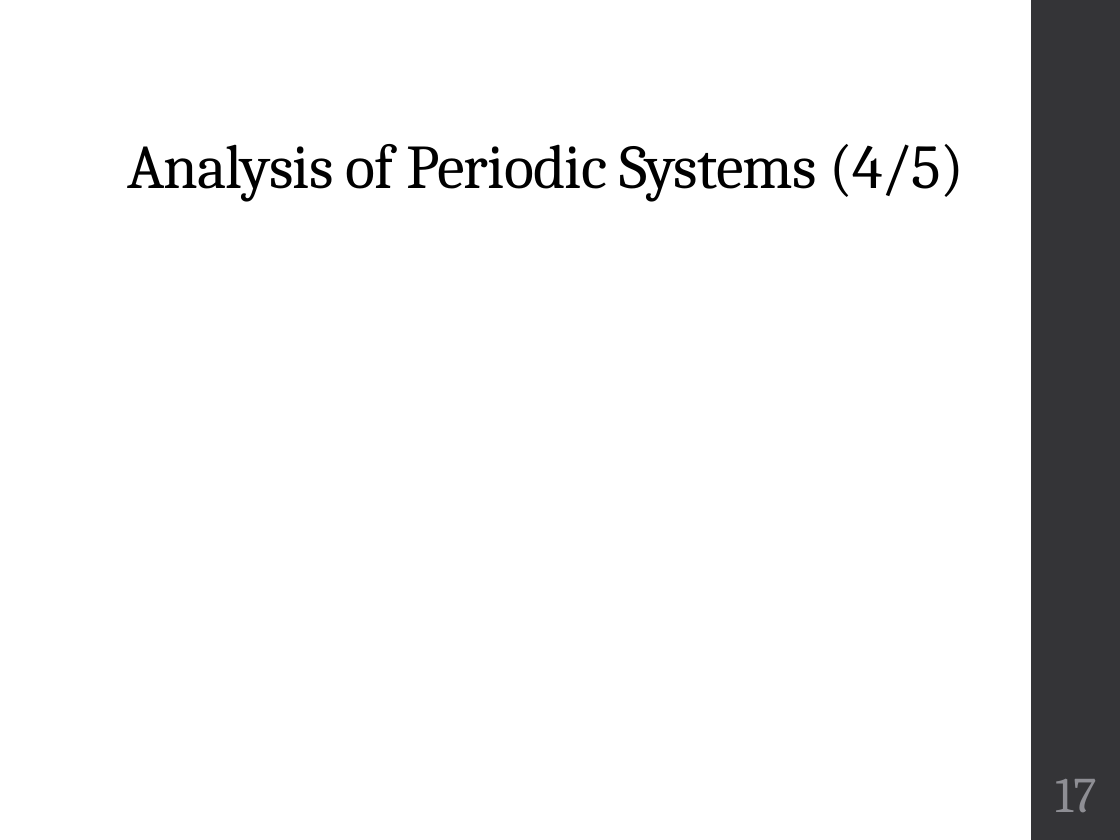
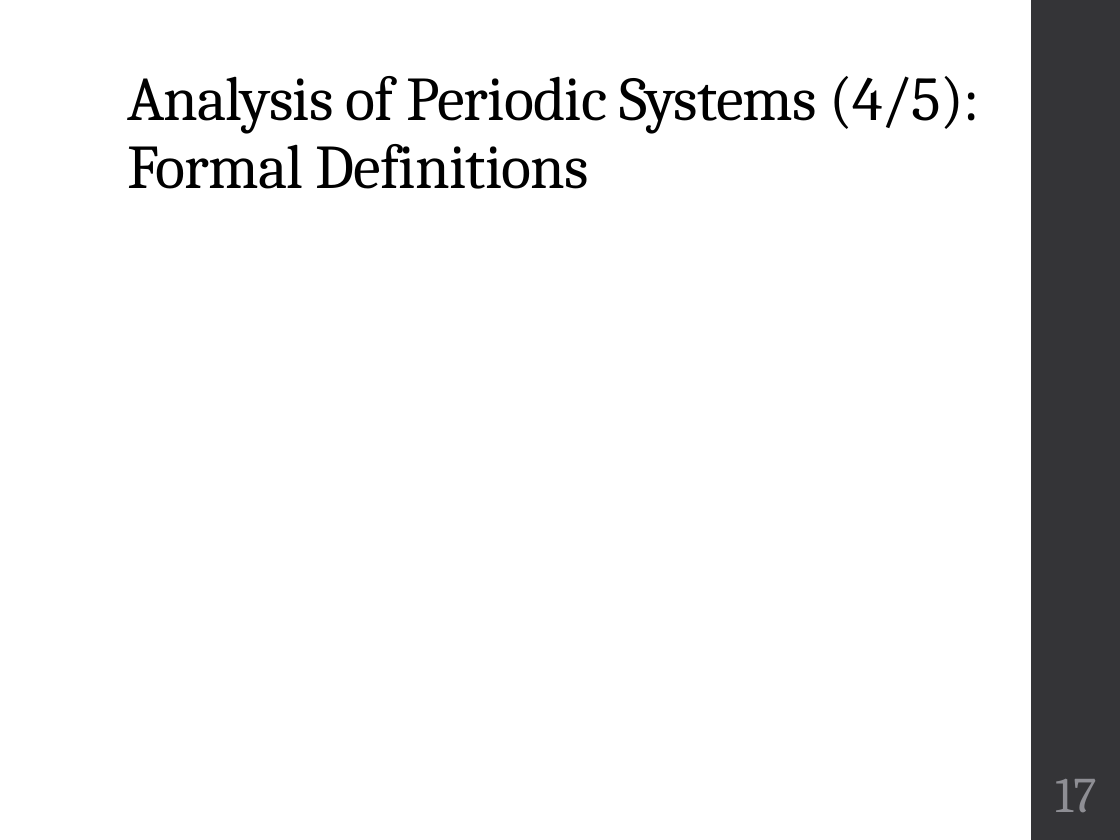
Before and after one commit to finger563/cbsat, a slide deck: slide 17 of thesis/Defense.pptx. Drawn at 1120x840 pixels with LibreOffice and Linux fonts; fonts in the diff are those of the drawing; grey boxes stand for pictures. Boxes give left, top, right and bottom in pixels: in the first picture for what was removed or moved away, otherwise in the second. Text is boxed around its words. In the diff, an @@ line names an element or a change of style, - is before the commit and + after.

Commit message:
finished off periodic analysis and updated some figures.

```diff
--- a/thesis/Defense.pptx
+++ b/thesis/Defense.pptx
@@ title at (127, 76, 980, 189): text changed @@
-Analysis of Periodic Systems (4/5)
+Analysis of Periodic Systems (4/5): Formal Definitions
```
Also in this commit, not shown: 5 other slides changed.
